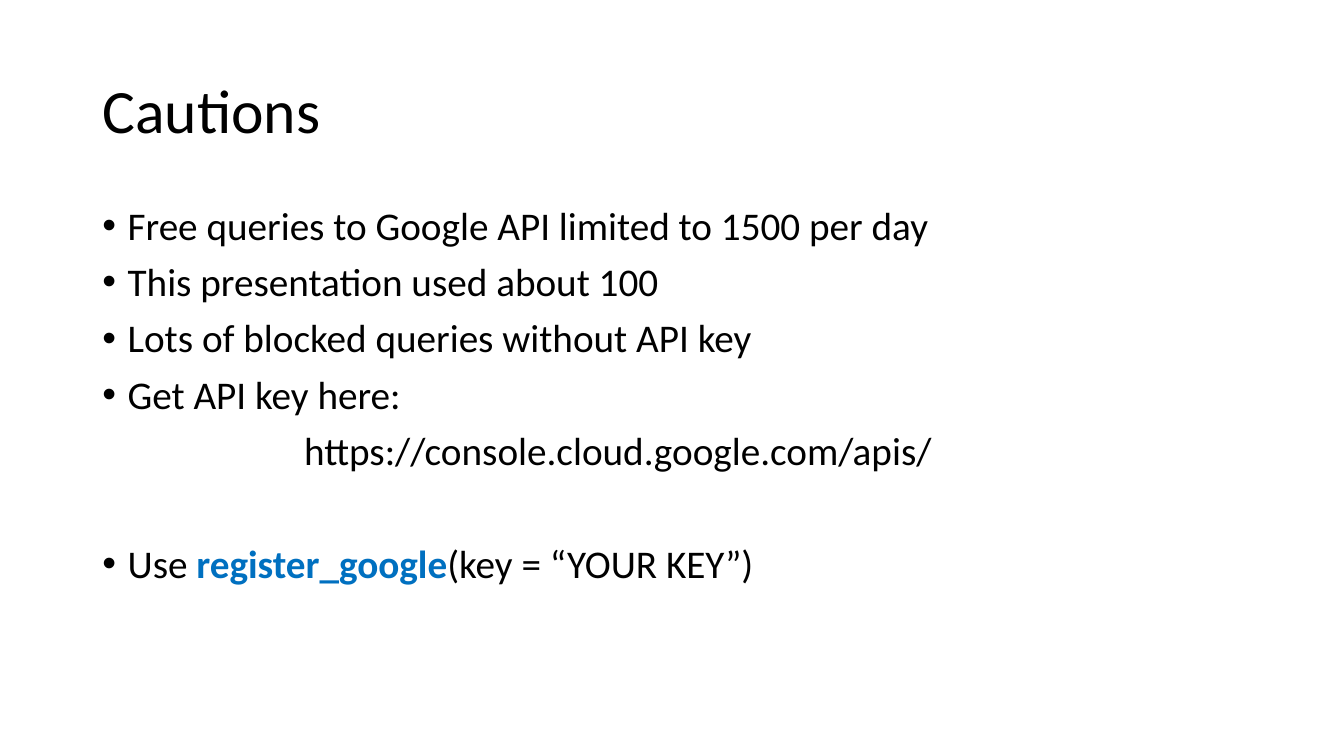
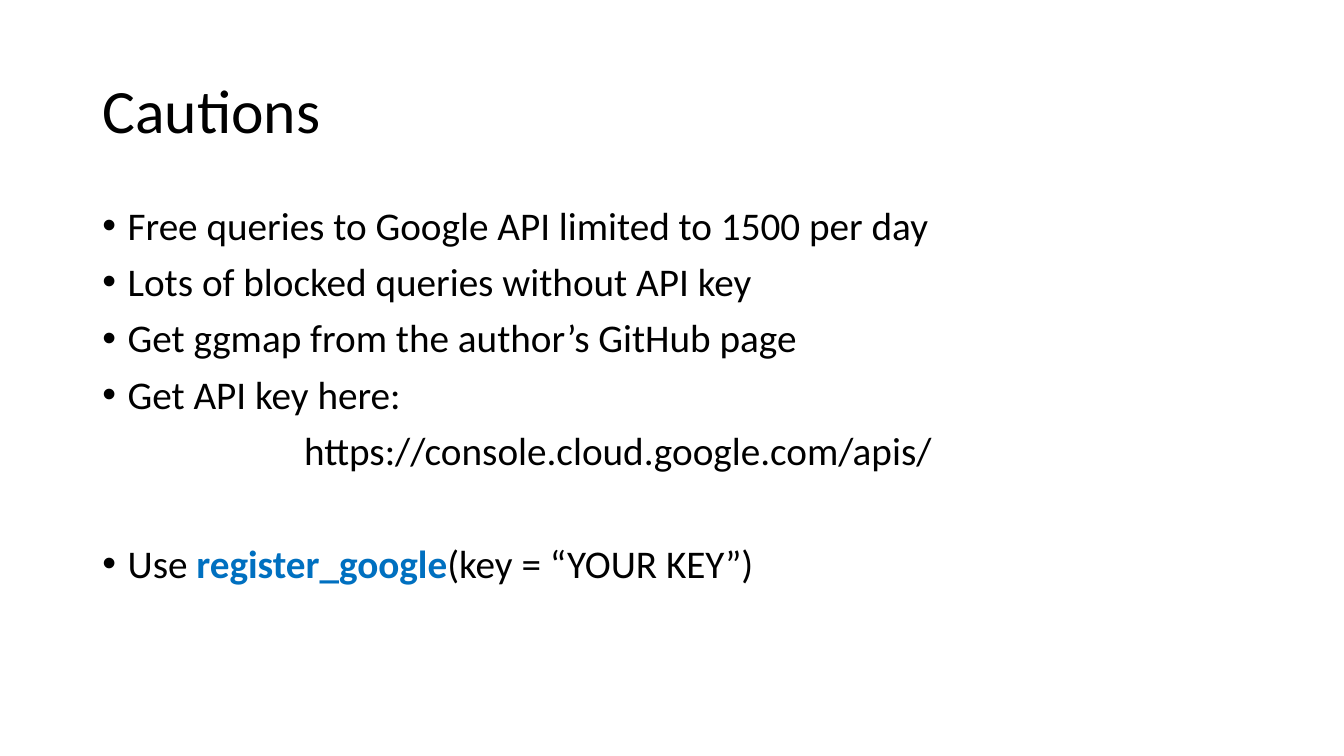
Before and after one commit to nrjjones/BuildingContextualData, a slide deck: slide 73 of presentation/Jones - Contextual Data Presentation.pptx (slide 70 before the commit). Drawn at 1344x756 pixels with LibreOffice and Linux fonts; fonts in the diff are those of the drawing. Boxes give left, top, right and bottom in pixels: in the first picture for what was removed or moved away, otherwise in the second. Text is boxed around its words. In the diff, an @@ line names an element or a change of style, - is before the commit and + after.

```diff
--- a/presentation/Jones - Contextual Data Presentation.pptx
+++ b/presentation/Jones - Contextual Data Presentation.pptx
@@ text at box(128, 268, 659, 303): paragraph removed @@
-• This presentation used about 100
@@ text at box(128, 324, 797, 359): paragraph added @@
+• Get ggmap from the author’s GitHub page
```
Also in this commit, not shown: 17 other slides changed, 3 slides added, 4 other files.
